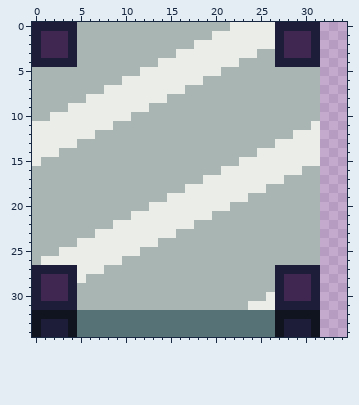
File history of a pixel-art file, assets/graphics/machines/jonction.aseprite. The picture above is the old version.
256x35 pixels, 1 frame. Shown: x 0..34, y 0..34.
New version:
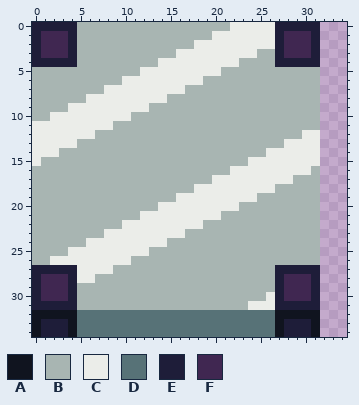
Palette (. is transparent): A #10141f  B #a8b5b2  C #ebede9  D #577277  E #1e1d39  F #402751
The edit:
@@ x 0..34 @@
 10 BBCCCCCCCCCBBBBBBBBBBBBBBBBBBBBB...
-11 CCCCCCCCCBBBBBBBBBBBBBBBBBBBBBBC...
-12 CCCCCCCBBBBBBBBBBBBBBBBBBBBBBCCC...
-13 CCCCCBBBBBBBBBBBBBBBBBBBBBBCCCCC...
-14 CCCBBBBBBBBBBBBBBBBBBBBBBCCCCCCC...
-15 CBBBBBBBBBBBBBBBBBBBBBBCCCCCCCCC...
-16 BBBBBBBBBBBBBBBBBBBBBCCCCCCCCCBB...
-17 BBBBBBBBBBBBBBBBBBBCCCCCCCCCBBBB...
-18 BBBBBBBBBBBBBBBBBCCCCCCCCCBBBBBB...
-19 BBBBBBBBBBBBBBBCCCCCCCCCBBBBBBBB...
-20 BBBBBBBBBBBBBCCCCCCCCCBBBBBBBBBB...
-21 BBBBBBBBBBBCCCCCCCCCBBBBBBBBBBBB...
-22 BBBBBBBBBCCCCCCCCCBBBBBBBBBBBBBB...
-23 BBBBBBBCCCCCCCCCBBBBBBBBBBBBBBBB...
-24 BBBBBCCCCCCCCCBBBBBBBBBBBBBBBBBB...
-25 BBBCCCCCCCCCBBBBBBBBBBBBBBBBBBBB...
-26 BCCCCCCCCCBBBBBBBBBBBBBBBBBBBBBB...
-27 EEEEECCCBBBBBBBBBBBBBBBBBBBEEEEE...
-28 EFFFECBBBBBBBBBBBBBBBBBBBBBEFFFE...
+11 CCCCCCCCCBBBBBBBBBBBBBBBBBBBBBBB...
+12 CCCCCCCBBBBBBBBBBBBBBBBBBBBBBBCC...
+13 CCCCCBBBBBBBBBBBBBBBBBBBBBBBCCCC...
+14 CCCBBBBBBBBBBBBBBBBBBBBBBBCCCCCC...
+15 CBBBBBBBBBBBBBBBBBBBBBBBCCCCCCCC...
+16 BBBBBBBBBBBBBBBBBBBBBBCCCCCCCCCB...
+17 BBBBBBBBBBBBBBBBBBBBCCCCCCCCCBBB...
+18 BBBBBBBBBBBBBBBBBBCCCCCCCCCBBBBB...
+19 BBBBBBBBBBBBBBBBCCCCCCCCCBBBBBBB...
+20 BBBBBBBBBBBBBBCCCCCCCCCBBBBBBBBB...
+21 BBBBBBBBBBBBCCCCCCCCCBBBBBBBBBBB...
+22 BBBBBBBBBBCCCCCCCCCBBBBBBBBBBBBB...
+23 BBBBBBBBCCCCCCCCCBBBBBBBBBBBBBBB...
+24 BBBBBBCCCCCCCCCBBBBBBBBBBBBBBBBB...
+25 BBBBCCCCCCCCCBBBBBBBBBBBBBBBBBBB...
+26 BBCCCCCCCCCBBBBBBBBBBBBBBBBBBBBB...
+27 EEEEECCCCBBBBBBBBBBBBBBBBBBEEEEE...
+28 EFFFECCBBBBBBBBBBBBBBBBBBBBEFFFE...
 29 EFFFEBBBBBBBBBBBBBBBBBBBBBBEFFFE...
